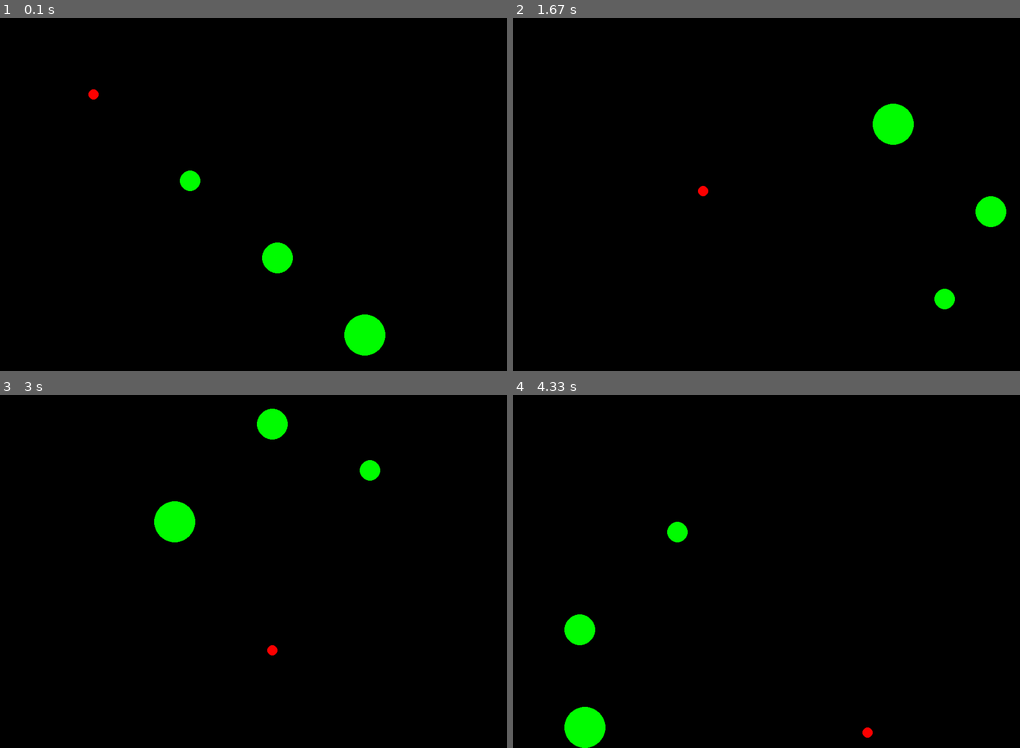
Above: before the commit, frames 1-4 (two rows, left to right).
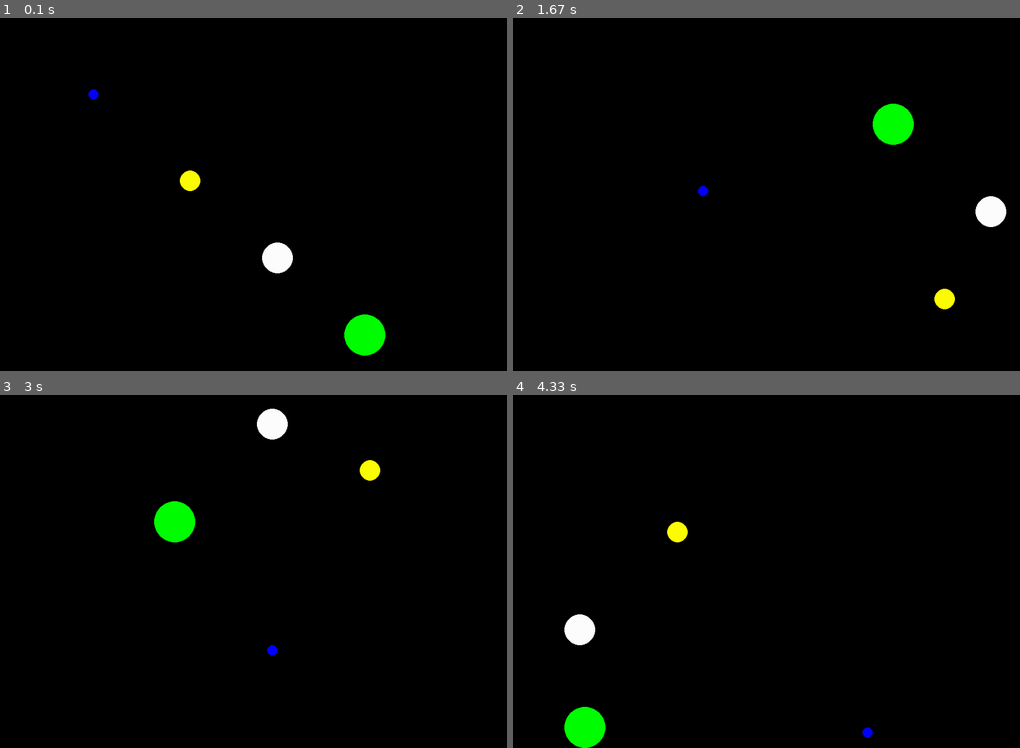
Above: after the commit, the same moments.

Repository: Archanciel/Learning_Pygame
Game: pygame game, started from bouncing_ball_imperfect_collide/my_bouncing_bal_inperfect_collide_no_sprite.py
Two runs of this game, one before a commit and one after it. Both use one fixed random seed, a clock stepped at 60 frames per second and the inputs below.
Inputs:
- Up to frame 1 (0.1 s): no input
- Up to frame 2 (1.67 s): no input
- Up to frame 3 (3 s): no input
- Up to frame 4 (4.33 s): no input

The runs differ from the first frame. In frame 1, 0.7% of the frame differs, in the area x 17-58%, y 20-73%; in frame 2, 0.7%; in frame 3, 0.7%; in frame 4, 0.7%.

Commit message:
improved color setting

Diff:
--- a/bouncing_ball_imperfect_collide/my_bouncing_bal_inperfect_collide_no_sprite.py
+++ b/bouncing_ball_imperfect_collide/my_bouncing_bal_inperfect_collide_no_sprite.py
@@ -9,7 +9,7 @@
 from ball_no_sprite import Ball
 from settings import *
 
-COLORS = [WHITE, RED, GREEN, BLUE, YELLOW]
+COLORS = [WHITE, RED, GREEN, BLUE, YELLOW, CYAN, MAGENTA, ORANGE]
 
 class Game:
     def __init__(self):
@@ -35,6 +35,21 @@
         self.running = True
 
         self.allBalls = None
+        self.usedColIdx = []
+
+    def getRandomColor(self):
+        colIdx = random.randrange(0, 8)
+
+        while colIdx in self.usedColIdx:
+            colIdx = random.randrange(0, 8)
+
+        self.usedColIdx.append(colIdx)
+
+        if len(self.usedColIdx) >= len(COLORS):
+            self.usedColIdx = []
+            self.usedColIdx.append(colIdx)
+
+        return COLORS[colIdx]
 
     def new(self):
         '''
@@ -45,12 +60,11 @@
         self.allBalls = []
 
         for i in range(1, 10):
-            colIdx = random.randrange(0, 4)
 
             if os.name == 'posix':
                 ball = Ball(screen=self.screen,
                             allBalls=self.allBalls,
-                            color=COLORS[colIdx],
+                            color=self.getRandomColor(),
                             radius=min(i * 10, 70),
                             startX=i * 160,
                             startY= i * 140,
@@ -58,7 +72,7 @@
             else:
                 ball = Ball(screen=self.screen,
                             allBalls=self.allBalls,
-                            color=COLORS[colIdx],
+                            color=self.getRandomColor(),
                             radius=max(i * 3, 10),
                             startX=i * 60,
                             startY=i * 45,
--- a/bouncing_ball_imperfect_collide/settings.py
+++ b/bouncing_ball_imperfect_collide/settings.py
@@ -12,3 +12,6 @@
 GREEN = (0, 255, 0)
 BLUE = (0, 0, 255)
 YELLOW = (255, 255, 0)
+CYAN = (2, 255, 255)
+MAGENTA = (255, 0, 255)
+ORANGE = (255, 165, 0)
